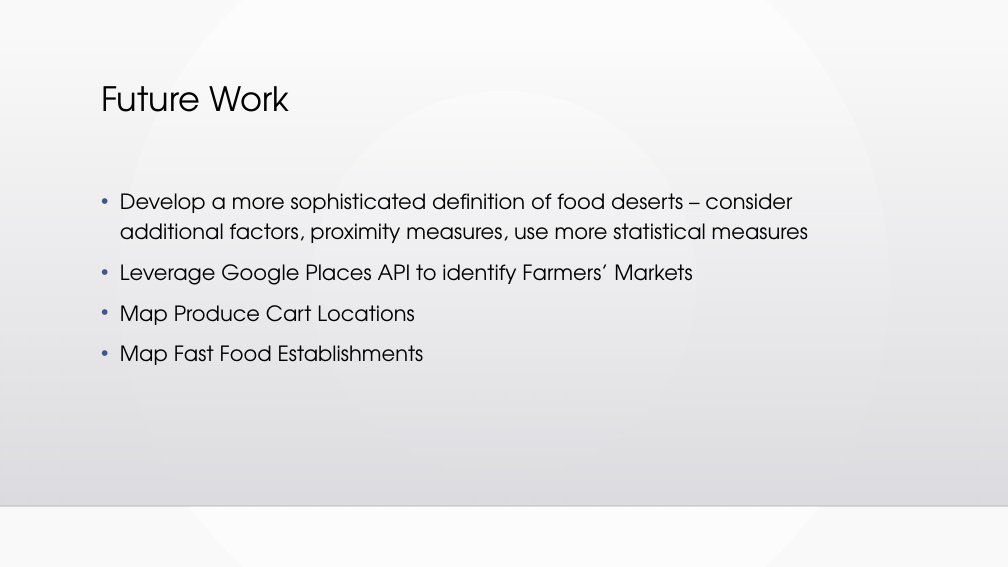
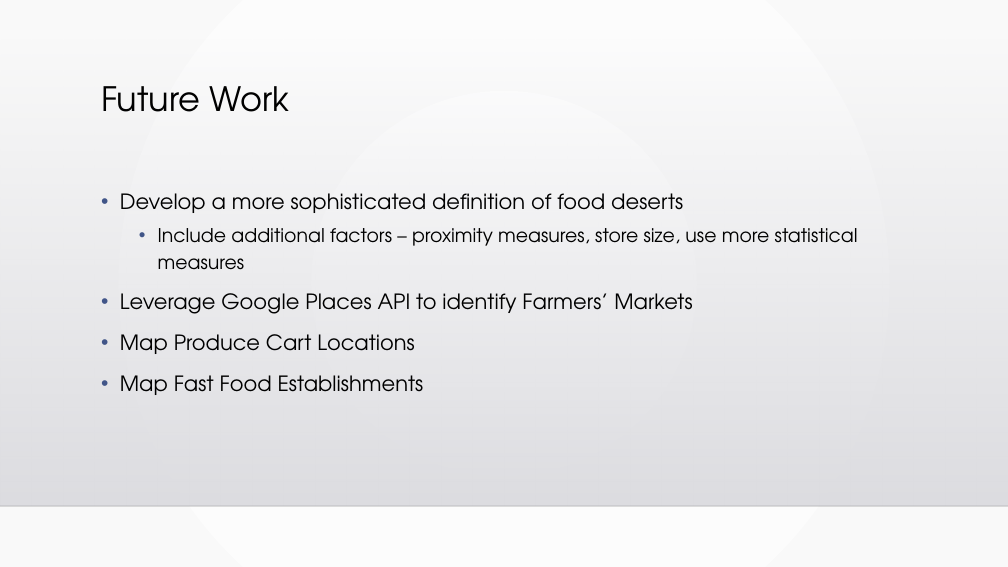
Before and after one commit to chell0011/MMA1, a slide deck: slide 19 of Chicago_Food_Deserts_Final.pptx. Drawn at 1008x567 pixels with LibreOffice and Linux fonts; fonts in the diff are those of the drawing; background and template pictures are left out. Boxes give left, top, right and bottom in pixels: in the first picture for what was removed or moved away, otherwise in the second. Text is boxed around its words. In the diff, an @@ line names an element or a change of style, - is before the commit and + after.

```diff
--- a/Chicago_Food_Deserts_Final.pptx
+++ b/Chicago_Food_Deserts_Final.pptx
@@ text at box(120, 193, 858, 270): text changed; size 20 to 18 pt @@
-• Develop a more sophisticated definition of food deserts – consider additional factors, proximity measures, use more statistical measures
+• Develop a more sophisticated definition of food deserts
+  • Include additional factors – proximity measures, store size, use more statistical measures
```
Also in this commit, not shown: 13 other slides changed, 1 other file.
